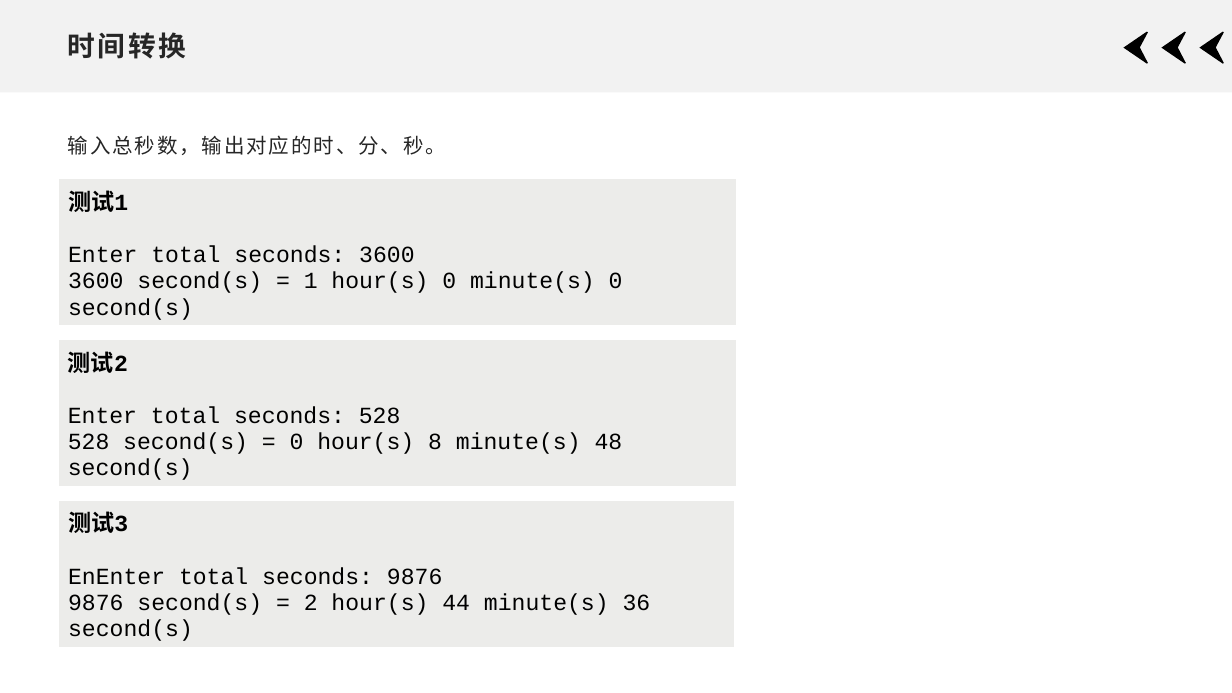
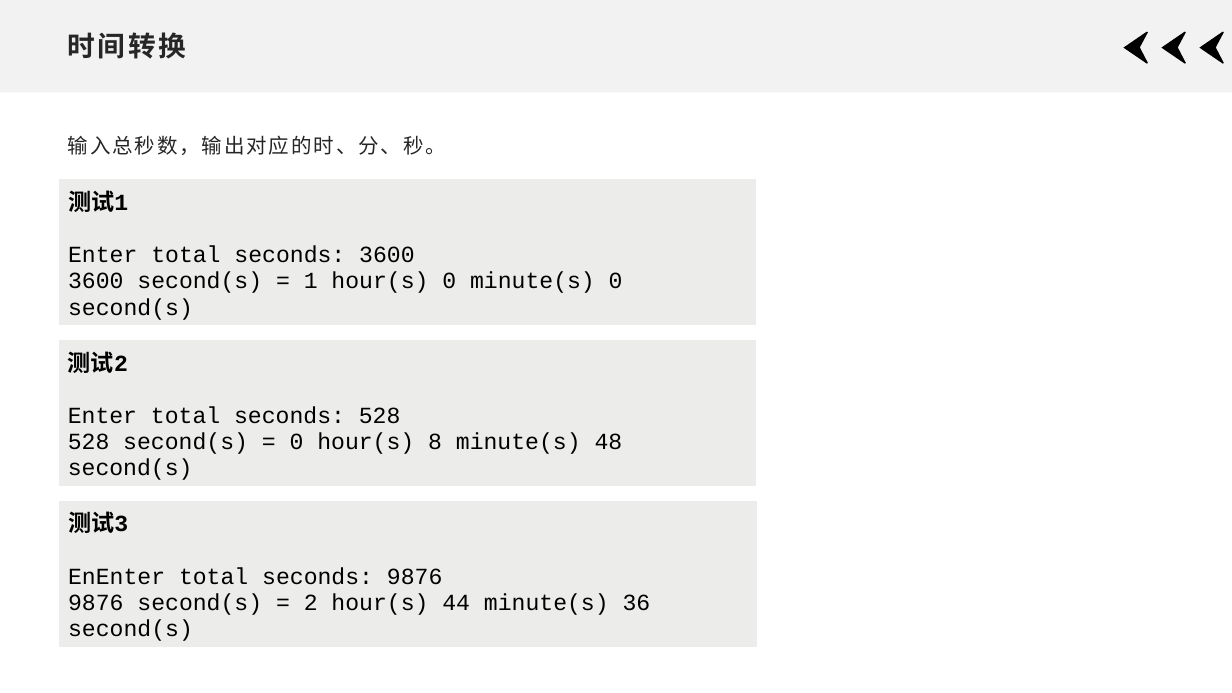
Before and after one commit to xdai02/C, a slide deck: slide 25 of slides/Chapter1.pptx. Drawn at 1232x693 pixels with LibreOffice and Linux fonts; fonts in the diff are those of the drawing. Boxes give left, top, right and bottom in pixels: in the first picture for what was removed or moved away, otherwise in the second. Text is boxed around its words. In the diff, an @@ line names an element or a change of style, - is before the commit and + after.

Commit message:
fix format

```diff
--- a/slides/Chapter1.pptx
+++ b/slides/Chapter1.pptx
@@ table: place and size @@
-table at [59, 179, 738, 324]
+table at [59, 179, 758, 324]
@@ table: place and size @@
-table at [58, 340, 737, 484]
+table at [58, 340, 757, 484]
@@ table: place and size @@
-table at [59, 501, 736, 649]
+table at [59, 501, 758, 645]
```
